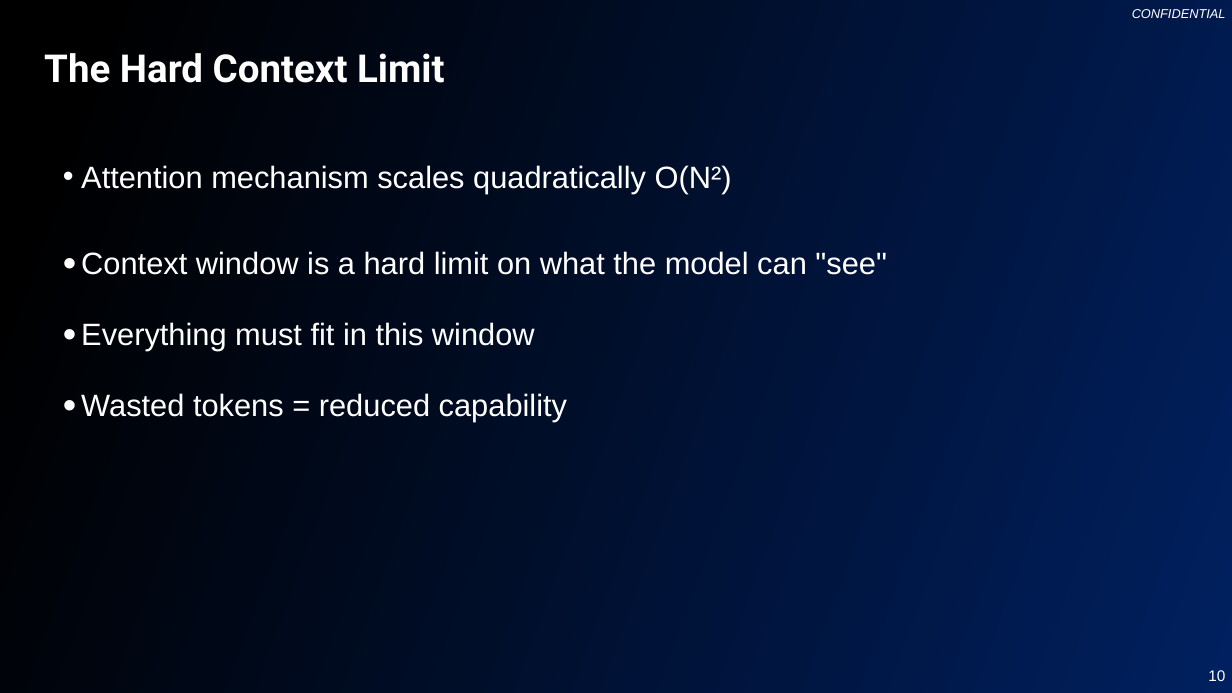
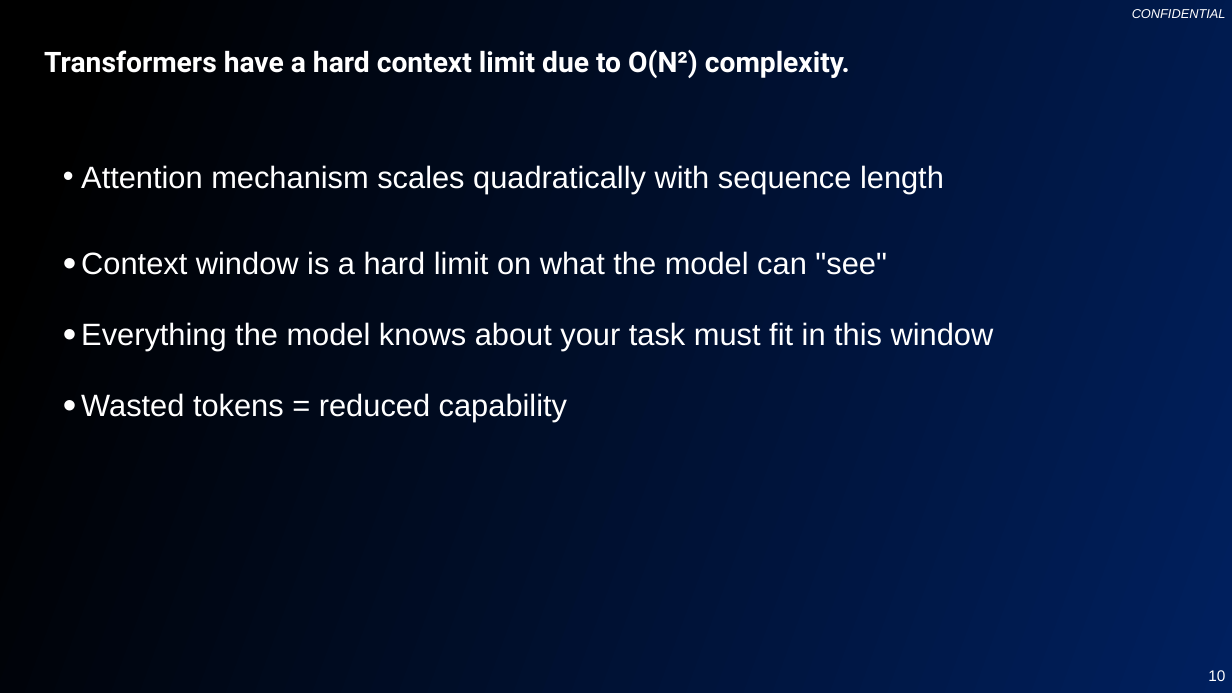
Before and after one commit to changhee-somite/20260114-claude-code, a slide deck: slide 10 of Claude-Code-Presentation.pptx. Drawn at 1232x693 pixels with LibreOffice and Linux fonts; fonts in the diff are those of the drawing; background and template pictures are left out. Boxes give left, top, right and bottom in pixels: in the first picture for what was removed or moved away, otherwise in the second. Text is boxed around its words. In the diff, an @@ line names an element or a change of style, - is before the commit and + after.

```diff
--- a/Claude-Code-Presentation.pptx
+++ b/Claude-Code-Presentation.pptx
@@ title at [44,50,850,78]: text changed; size 30 to 22 pt @@
-The Hard Context Limit
+Transformers have a hard context limit due to O(N²) complexity.
@@ text at [81,165,944,194]: text changed @@
-• Attention mechanism scales quadratically O(N²)
+• Attention mechanism scales quadratically with sequence length
@@ text at [81,322,994,351]: text changed @@
-• Everything must fit in this window
+• Everything the model knows about your task must fit in this window
```
Also in this commit, not shown: 42 other slides changed.
